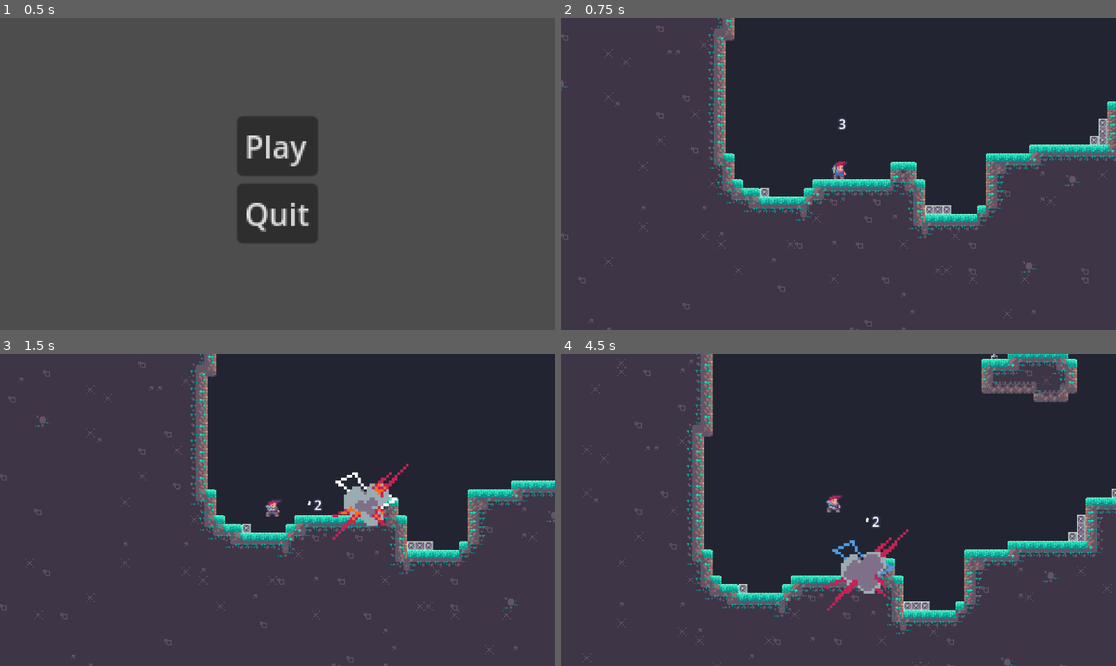
Above: before the commit, frames 1-4 (two rows, left to right).
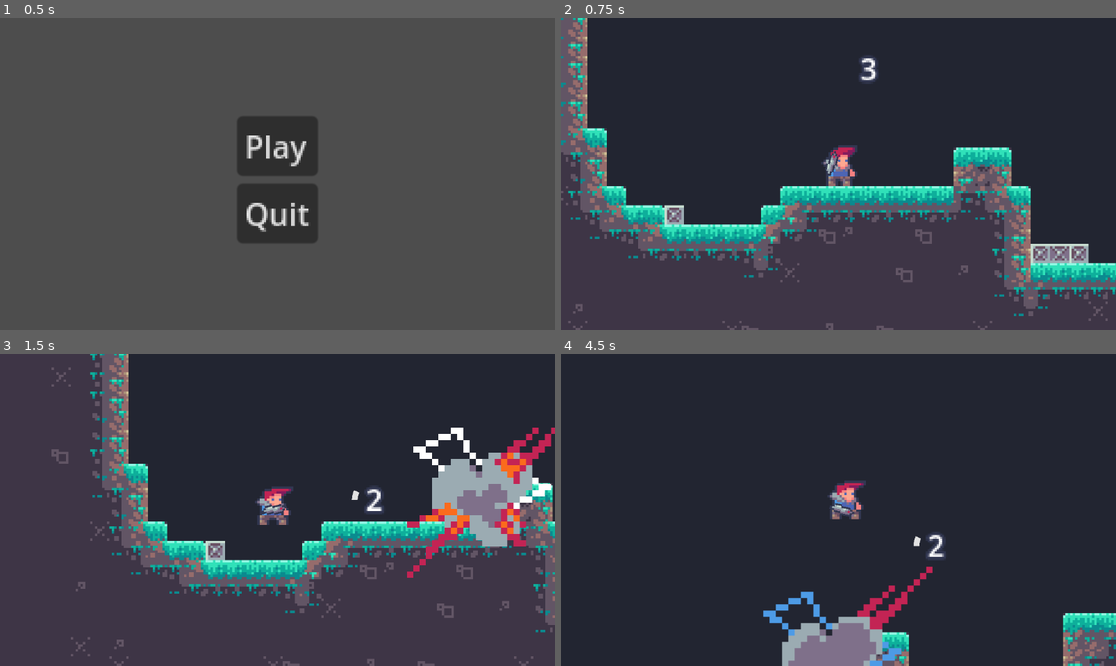
Above: after the commit, the same moments.

Repository: SoulierTom/Rocket
Game: Godot game, scene res://Scenes/Main_Menu.tscn
The game is run twice, just before and just after one commit, with the same random seed, the same clock (stepped at 60 frames per second) and the same inputs.
Inputs (mouse positions are in pixels of both pictures, inside the frame that each line leads up to):
- Up to frame 1 (0.5 s): no input
- Up to frame 2 (0.75 s): click "Play" at 0.5 s
- Up to frame 3 (1.5 s): tap Enter at 1.25 s; move the mouse to (399, 494) at 1.27 s; press the mouse at (399, 494) at 1.28 s; hold D (Move_Right) from 1.28 s (still down)
- Up to frame 4 (4.5 s): tap Space (Jump) at 1.52, 2.27, 3.77 s; move the mouse to (727, 525) at 2.02 s; release the mouse at (727, 525) at 2.03 s; click (727, 525) at 2.1 s; move the mouse to (894, 441) at 2.77 s; release D (Move_Right) at 2.78 s; press the mouse at (894, 441) at 2.78 s; hold A (Move_Left) 2.78-3.53 s; move the mouse to (810, 572) at 3.52 s; release the mouse at (810, 572) at 3.53 s; hold D (Move_Right) from 3.53 s (still down); click (810, 572) at 3.6 s; move the mouse to (1005, 556) at 4.27 s; press the mouse at (1005, 556) at 4.28 s

Frame 1 is identical in both runs. In frame 2, 41% of the frame differs, in the area x 0-100%, y 0-100%; in frame 3, 30%; in frame 4, 54%.

Commit message:
Pied sur tete resolu :D

Diff:
--- a/Scenes/player.tscn
+++ b/Scenes/player.tscn
@@ -114,8 +114,7 @@
 drag_right_margin = 0.02
 drag_bottom_margin = 0.02
 script = ExtResource("3_nn84d")
-target_width = 512.0
-target_height = 307.0
+zoom_level = Vector2(5, 5)
 
 [node name="CoyoteTimer" type="Timer" parent="."]
 wait_time = 0.1
--- a/Scripts/camera_2d.gd
+++ b/Scripts/camera_2d.gd
@@ -1,29 +1,30 @@
 extends Camera2D
 
-# Taille de la "zone de jeu" constante en pixels -> doit être en 16:10
-@export var target_width: float = 640
-@export var target_height: float = 384
+@export var target: NodePath
+@export var offset_y: float = 0.0
+@export var zoom_level: Vector2 = Vector2(1, 1)  # Contrôle du zoom par défaut
 
 func _ready():
-	update_zoom()
+	if target == null:
+		print("Aucun personnage assigné à la caméra.")
+		return
 
-func _viewport_size_changed():
-	# Lors du redimensionnement de la fenêtre
-	update_zoom()
+	# Appliquer le zoom initial
+	zoom = zoom_level
 
-# Met à jour le zoom pour s'adapter à la taille de la fenêtre
-func update_zoom():
-	var viewport_size = get_viewport().size
+func _process(_delta):
+	if not target:
+		return
 
-	# Calculer le facteur de zoom basé sur la taille de la fenêtre pour que le jeu s'adapte
-	var target_aspect = target_width / target_height
-	var screen_aspect = viewport_size.x / viewport_size.y
+	# Suivre le personnage avec un décalage optionnel
+	global_position = get_node(target).global_position + Vector2(0, offset_y)
 
-	if screen_aspect > target_aspect:
-		# Ajuste le zoom selon la hauteur
-		zoom.y = viewport_size.y / target_height
-		zoom.x = zoom.y
-	else:
-		# Ajuste le zoom selon la largeur
-		zoom.x = viewport_size.x / target_width
-		zoom.y = zoom.x
+	# Si tu veux permettre de modifier dynamiquement le zoom via des inputs :
+	handle_zoom_input()
+
+func handle_zoom_input():
+	# Augmenter ou réduire le zoom avec des inputs (par exemple : molette ou touches clavier)
+	if Input.is_action_just_pressed("zoom_in"):
+		zoom *= 0.9  # Réduire le zoom (rapprochement)
+	elif Input.is_action_just_pressed("zoom_out"):
+		zoom *= 1.1  # Augmenter le zoom (éloignement)
